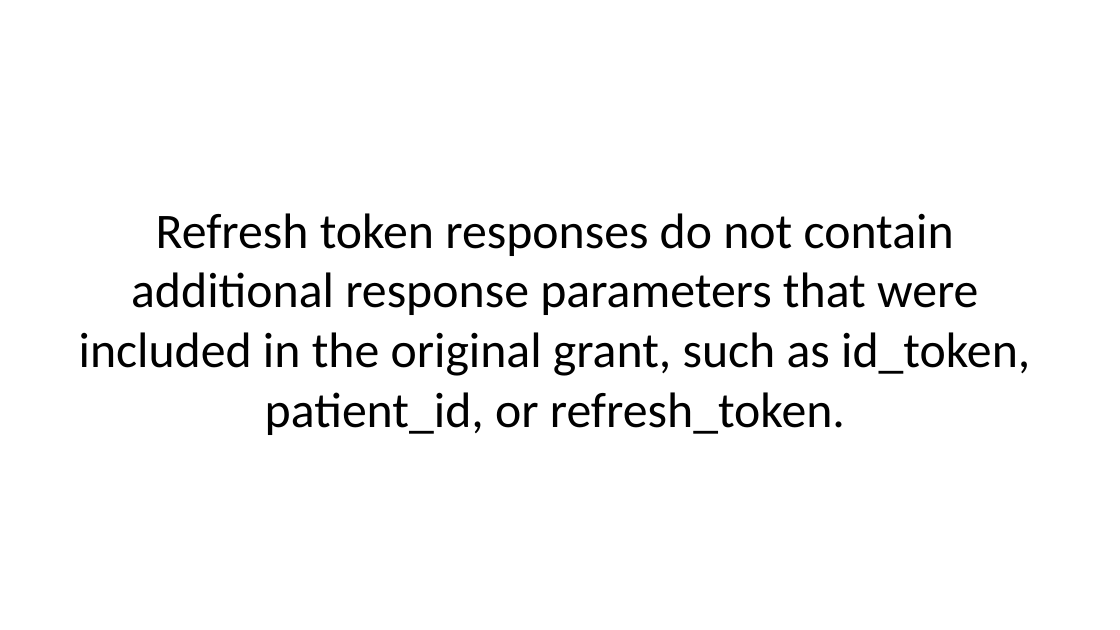
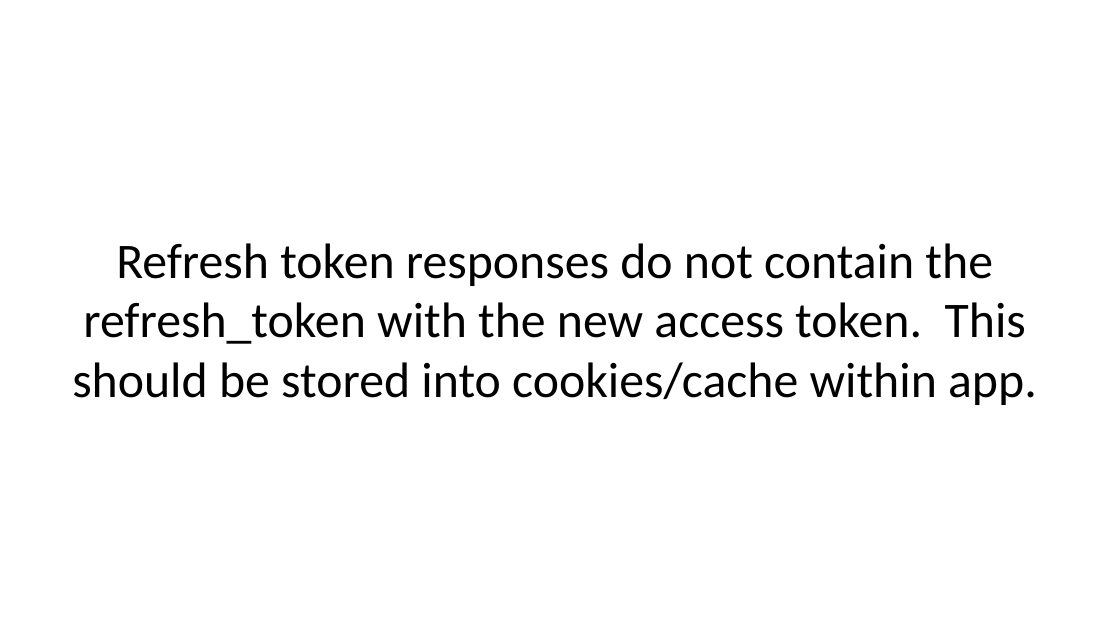
Before and after one commit to BH018364/SMART-on-FHIR-Training, a slide deck: slide 117 of smart-authorization-presentation.pptx. Drawn at 1120x630 pixels with LibreOffice and Linux fonts; fonts in the diff are those of the drawing. Boxes give left, top, right and bottom in pixels: in the first picture for what was removed or moved away, otherwise in the second. Text is boxed around its words. In the diff, an @@ line names an element or a change of style, - is before the commit and + after.

```diff
--- a/smart-authorization-presentation.pptx
+++ b/smart-authorization-presentation.pptx
@@ text at (72, 243, 1037, 405): text changed @@
-Refresh token responses do not contain additional response parameters that were included in the original grant, such as id_token, patient_id, or refresh_token.
+Refresh token responses do not contain the refresh_token with the new access token. This should be stored into cookies/cache within app.
```
Also in this commit, not shown: 1 other slide changed.
